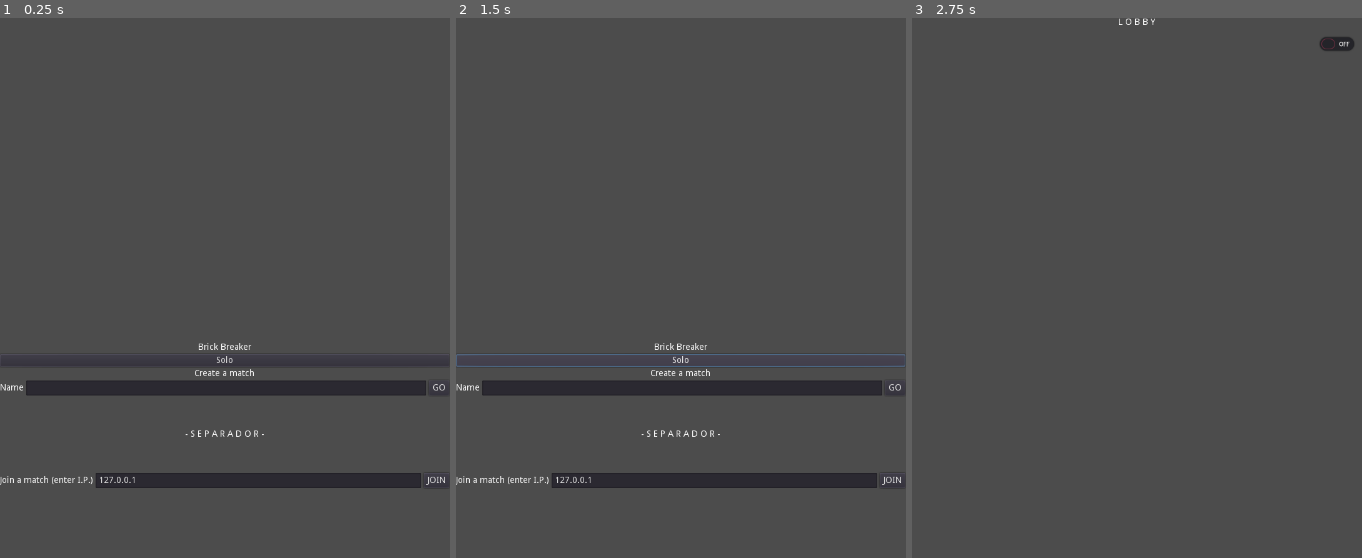
Above: before the commit, frames 1-3 (left to right).
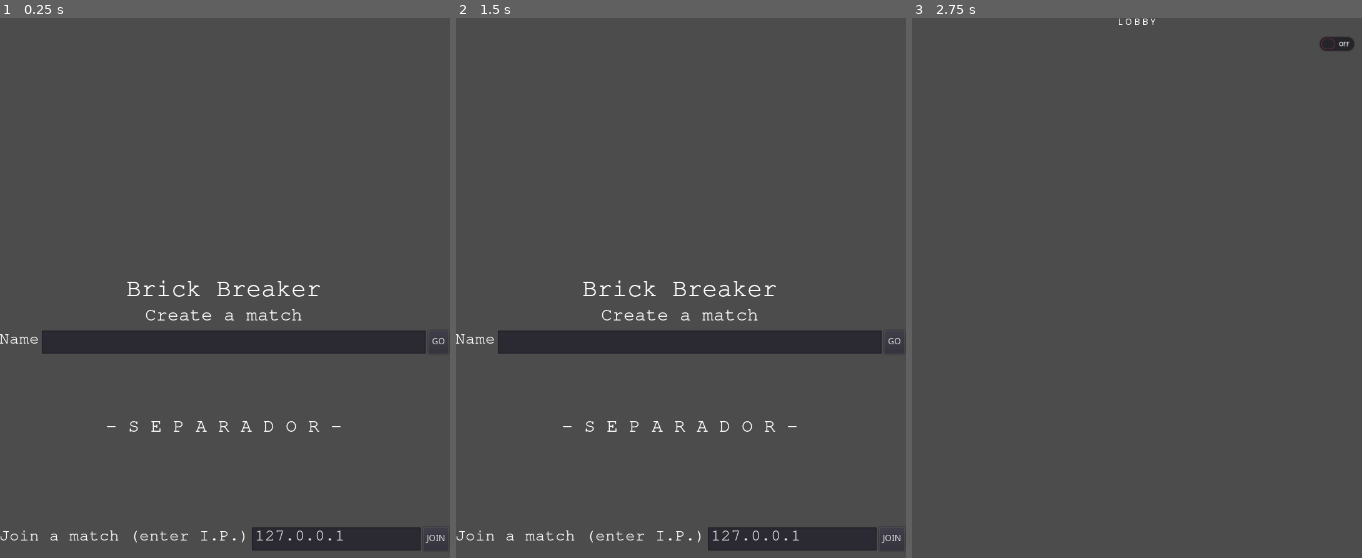
Above: after the commit, the same moments.

Repository: algch/bricks
Game: Godot game, scene res://menus/mainMenu.tscn
Two runs of this game, one before a commit and one after it. Both use one fixed random seed, a clock stepped at 60 frames per second and the inputs below.
Inputs (mouse positions are in pixels of both pictures, inside the frame that each line leads up to):
- Up to frame 1 (0.25 s): no input
- Up to frame 2 (1.5 s): click (681, 358) at 0.5 s, where only the run before the commit has a clickable "Solo"; click (681, 358) at 1.25 s, where only the run before the commit has a clickable "Solo"
- Up to frame 3 (2.75 s): click "GO" at 2 s

The runs differ from the first frame. In frame 1, 11% of the frame differs, in the area x 0-100%, y 48-99%; in frame 2, 11%; in frame 3, nothing differs.

Commit message:
added fonts and comments

Diff:
--- a/brick/brick.gd
+++ b/brick/brick.gd
@@ -53,6 +53,7 @@
 		rpc('destroy')
 
 func _on_updateTimer_timeout():
+	# TODO trust the sender instead of the server
 	if get_tree().is_network_server():
 		var X = 360
 		var Y = 640
--- a/brick/brickSpawner.gd
+++ b/brick/brickSpawner.gd
@@ -72,7 +72,7 @@
 	$Label.set_text(get_name())
 
 func parseBrick(brick):
-	# TODO do we need all the data here?
+	# do we need all the data here?
 	return {
 		'name': brick.get_name(),
 		'dir': brick.move_dir,
--- a/menus/mainMenu.gd
+++ b/menus/mainMenu.gd
@@ -1,15 +1,17 @@
 extends Control
 
 var lobby_class = preload('res://menus/lobby.tscn')
-# TODO create solo scene
-# var solo_class = preload('res://scenarios/solo.tscn')
 var ip_address = ''
 
 func _ready():
 	ip_address = $VBoxContainer/HBoxContainer2/ipAddress.get_text()
-
-func _on_solo():
-	pass
+	var ips = IP.get_local_addresses()
+	var address = ''
+	for ip in ips:
+		if '192.' in ip:
+			address = ip
+			break
+	$VBoxContainer/ipLabel.set_text(address)
 
 func _on_createMatch():
 	self.createLobby(true)
--- a/menus/mainMenu.tscn
+++ b/menus/mainMenu.tscn
@@ -1,6 +1,39 @@
-[gd_scene load_steps=2 format=2]
+[gd_scene load_steps=11 format=2]
 
 [ext_resource path="res://menus/mainMenu.gd" type="Script" id=1]
+[ext_resource path="res://fonts/NimbusMonoPS-Regular.otf" type="DynamicFontData" id=2]
+
+[sub_resource type="DynamicFont" id=1]
+size = 40
+font_data = ExtResource( 2 )
+
+[sub_resource type="DynamicFont" id=2]
+size = 30
+font_data = ExtResource( 2 )
+
+[sub_resource type="DynamicFont" id=3]
+size = 26
+font_data = ExtResource( 2 )
+
+[sub_resource type="DynamicFont" id=4]
+size = 26
+font_data = ExtResource( 2 )
+
+[sub_resource type="DynamicFont" id=5]
+size = 30
+font_data = ExtResource( 2 )
+
+[sub_resource type="DynamicFont" id=6]
+size = 30
+font_data = ExtResource( 2 )
+
+[sub_resource type="DynamicFont" id=7]
+size = 26
+font_data = ExtResource( 2 )
+
+[sub_resource type="DynamicFont" id=8]
+size = 26
+font_data = ExtResource( 2 )
 
 [node name="mainMenu" type="Control"]
 anchor_right = 1.0
@@ -11,7 +44,8 @@
 }
 
 [node name="VBoxContainer" type="VBoxContainer" parent="."]
-margin_right = 719.0
+margin_left = -1.16638
+margin_right = 717.834
 margin_bottom = 1273.0
 alignment = 1
 __meta__ = {
@@ -19,52 +53,51 @@
 }
 
 [node name="Label" type="Label" parent="VBoxContainer"]
-margin_top = 520.0
+margin_top = 420.0
 margin_right = 719.0
-margin_bottom = 534.0
+margin_bottom = 461.0
+custom_fonts/font = SubResource( 1 )
 text = "Brick Breaker"
 align = 1
 
-[node name="soloButton" type="Button" parent="VBoxContainer"]
-margin_top = 538.0
+[node name="Label2" type="Label" parent="VBoxContainer"]
+margin_top = 465.0
 margin_right = 719.0
-margin_bottom = 558.0
-text = "Solo"
-
-[node name="Label2" type="Label" parent="VBoxContainer"]
-margin_top = 562.0
-margin_right = 719.0
-margin_bottom = 576.0
+margin_bottom = 496.0
+custom_fonts/font = SubResource( 2 )
 text = "Create a match"
 align = 1
 
 [node name="HBoxContainer" type="HBoxContainer" parent="VBoxContainer"]
-margin_top = 580.0
+margin_top = 500.0
 margin_right = 719.0
-margin_bottom = 604.0
+margin_bottom = 537.0
 
 [node name="Label" type="Label" parent="VBoxContainer/HBoxContainer"]
 margin_top = 5.0
-margin_right = 38.0
-margin_bottom = 19.0
+margin_right = 64.0
+margin_bottom = 32.0
+custom_fonts/font = SubResource( 3 )
 text = "Name"
 
 [node name="TextEdit" type="LineEdit" parent="VBoxContainer/HBoxContainer"]
-margin_left = 42.0
+margin_left = 68.0
 margin_right = 682.0
-margin_bottom = 24.0
+margin_bottom = 37.0
 size_flags_horizontal = 3
+custom_fonts/font = SubResource( 4 )
 
 [node name="serverButton" type="Button" parent="VBoxContainer/HBoxContainer"]
 margin_left = 686.0
 margin_right = 719.0
-margin_bottom = 24.0
+margin_bottom = 37.0
 text = "GO"
 
 [node name="Label3" type="Label" parent="VBoxContainer"]
-margin_top = 608.0
+margin_top = 541.0
 margin_right = 719.0
-margin_bottom = 724.0
+margin_bottom = 776.0
+custom_fonts/font = SubResource( 5 )
 text = "
 
 
@@ -74,30 +107,38 @@
 "
 align = 1
 
+[node name="ipLabel" type="Label" parent="VBoxContainer"]
+margin_top = 780.0
+margin_right = 719.0
+margin_bottom = 811.0
+custom_fonts/font = SubResource( 6 )
+align = 1
+
 [node name="HBoxContainer2" type="HBoxContainer" parent="VBoxContainer"]
-margin_top = 728.0
+margin_top = 815.0
 margin_right = 719.0
-margin_bottom = 752.0
+margin_bottom = 852.0
 
 [node name="Label" type="Label" parent="VBoxContainer/HBoxContainer2"]
 margin_top = 5.0
-margin_right = 149.0
-margin_bottom = 19.0
+margin_right = 400.0
+margin_bottom = 32.0
+custom_fonts/font = SubResource( 7 )
 text = "Join a match (enter I.P.)"
 
 [node name="ipAddress" type="LineEdit" parent="VBoxContainer/HBoxContainer2"]
-margin_left = 153.0
+margin_left = 404.0
 margin_right = 674.0
-margin_bottom = 24.0
+margin_bottom = 37.0
 size_flags_horizontal = 3
+custom_fonts/font = SubResource( 8 )
 text = "127.0.0.1"
 
 [node name="joinButton" type="Button" parent="VBoxContainer/HBoxContainer2"]
 margin_left = 678.0
 margin_right = 719.0
-margin_bottom = 24.0
+margin_bottom = 37.0
 text = "JOIN"
-[connection signal="pressed" from="VBoxContainer/soloButton" to="." method="_on_solo"]
 [connection signal="pressed" from="VBoxContainer/HBoxContainer/serverButton" to="." method="_on_createMatch"]
 [connection signal="text_changed" from="VBoxContainer/HBoxContainer2/ipAddress" to="." method="_on_ipAddress_text_changed"]
 [connection signal="text_entered" from="VBoxContainer/HBoxContainer2/ipAddress" to="." method="_on_join"]
--- a/player/base.gd
+++ b/player/base.gd
@@ -4,6 +4,7 @@
 signal base_destroyed
 
 func handleWeaponCollision(collider, collision):
+	# TODO send destroy rpc through network
 	queue_free()
 	emit_signal('base_destroyed', get_name())
 
--- a/player/player.gd
+++ b/player/player.gd
@@ -36,7 +36,7 @@
 			break
 
 	if game_over:
-		# TODO
+		# TODO trigger gameover / victory
 		print('game over')
 
 func shootArrow():
Binary file added: fonts/NimbusMonoPS-Regular.otf
